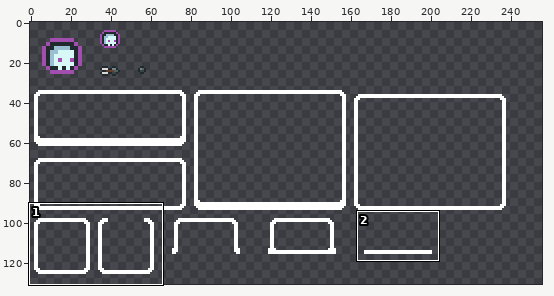
File history of a pixel-art file, tinycromancer/sprites/UI.aseprite. The picture above shows the old version from afar; the outline marks the close-up.
Close-up. The starting point:
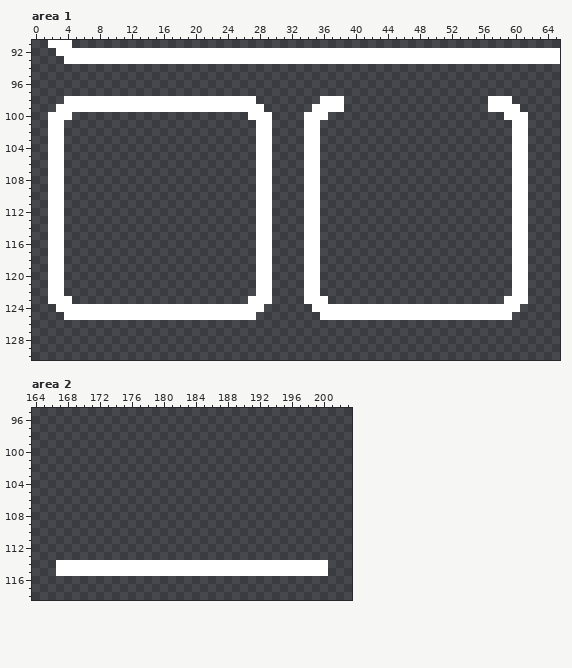
256x192 pixels, 1 frame. Shown: area 1: x 0..65, y 91..130; area 2: x 164..203, y 95..118. The wide view leaves out empty margins. The commit also changed other parts of the picture, which this record leaves out.
Once edited:
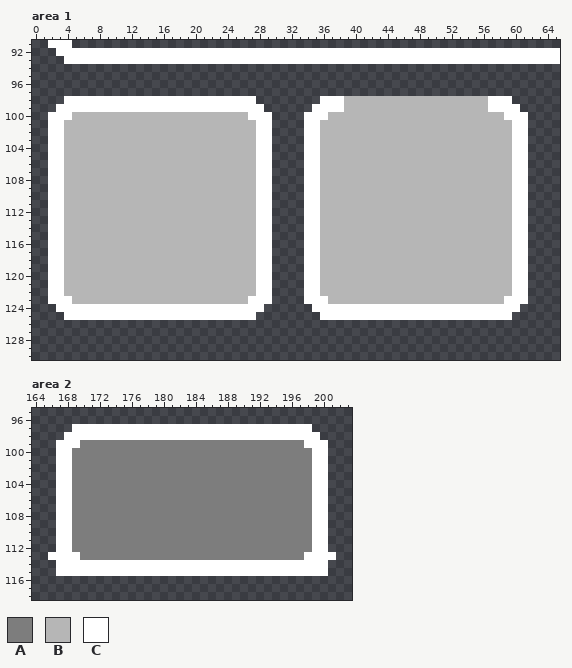
Palette (. is transparent): A #7d7d7d  B #b6b6b6  C #ffffff
What changed:
Area 1:
The author put colour B in rows 98 to 99 at x 39 to 56; in row 100 at x 5 to 26 and 37 to 58; in rows 101 to 122 at x 4 to 27 and 36 to 59; in row 123 at x 5 to 26 and 37 to 58.
Area 2:
The author put colour A in row 99 at x 170 to 197; in rows 100 to 112 at x 169 to 198; in row 113 at x 170 to 197.
The author put colour C in row 97 at x 169 to 198; in row 98 at x 168 to 199; in row 99 at x 167 to 169 and 198 to 200; in rows 100 to 112 at x 167 to 168 and 199 to 200; in row 113 at x 166 to 169 and 198 to 201.
